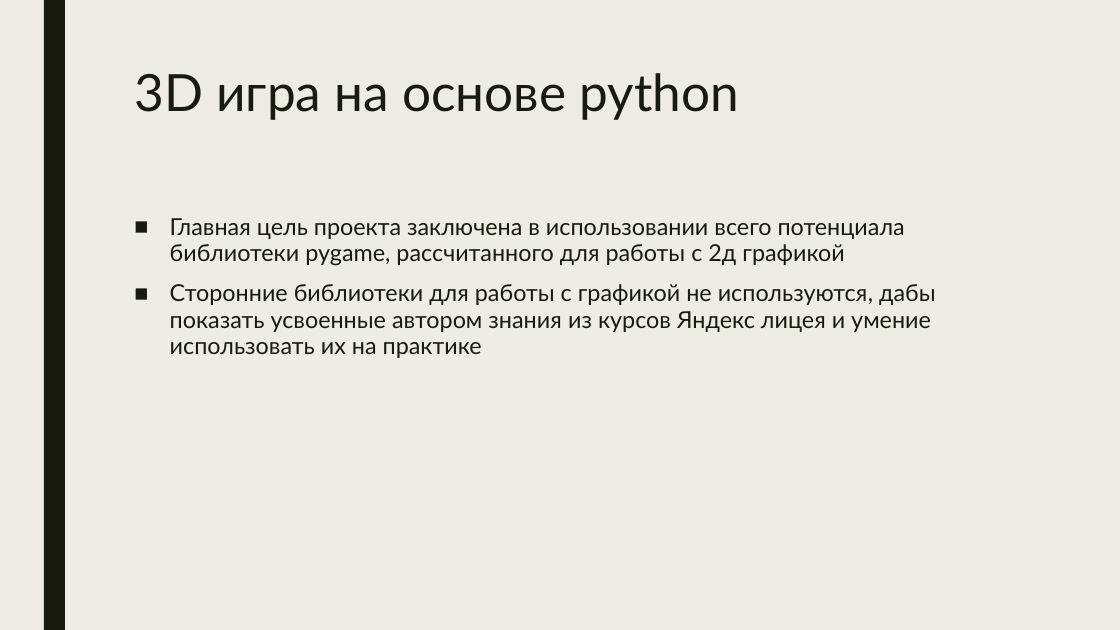
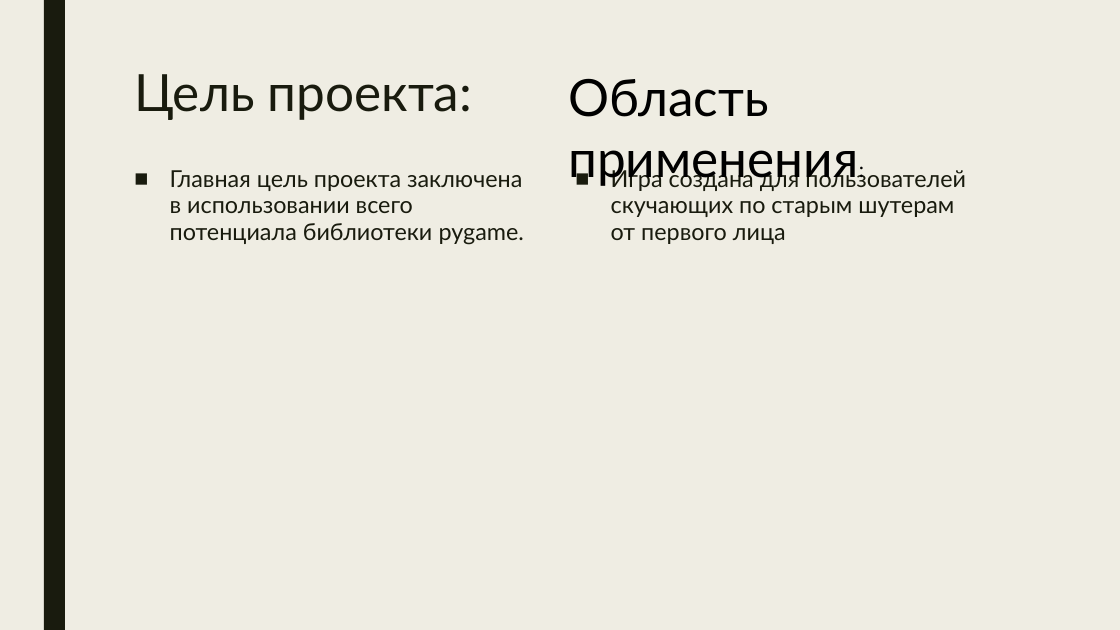
Before and after one commit to What-is-love-bdnhm/game_project, a slide deck: slide 2 of docs/project.pptx (slide 1 before the commit). Drawn at 1120x630 pixels with LibreOffice and Linux fonts; fonts in the diff are those of the drawing. Boxes give left, top, right and bottom in pixels: in the first picture for what was removed or moved away, otherwise in the second. Text is boxed around its words. In the diff, an @@ line names an element or a change of style, - is before the commit and + after.

```diff
--- a/docs/project.pptx
+++ b/docs/project.pptx
@@ title at box(134, 74, 473, 120): text changed @@
-3D игра на основе python
+Цель проекта:
@@ text added at box(568, 78, 858, 187), 44 pt, text #000000 @@
+Область применения:
@@ text at box(170, 170, 524, 245): text changed @@
-■ Главная цель проекта заключена в использовании всего потенциала библиотеки pygame, рассчитанного для работы с 2д графикой
-■ Сторонние библиотеки для работы с графикой не используются, дабы показать усвоенные автором знания из курсов Яндекс лицея и умение использовать их на практике
+■ Главная цель проекта заключена в использовании всего потенциала библиотеки pygame.
@@ text added at box(611, 166, 966, 244), 20 pt, text #191B0E @@
+■ Игра создана для пользователей скучающих по старым шутерам от первого лица
```
Also in this commit, not shown: 3 other slides changed, 6 slides added, 59 other files.
